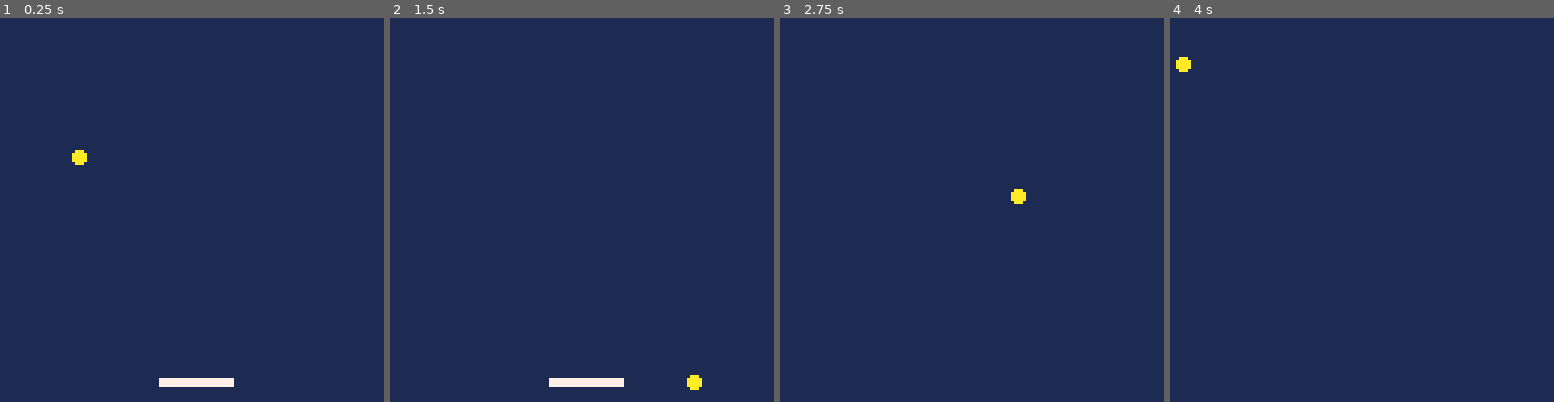
Above: before the commit, frames 1-4 (left to right).
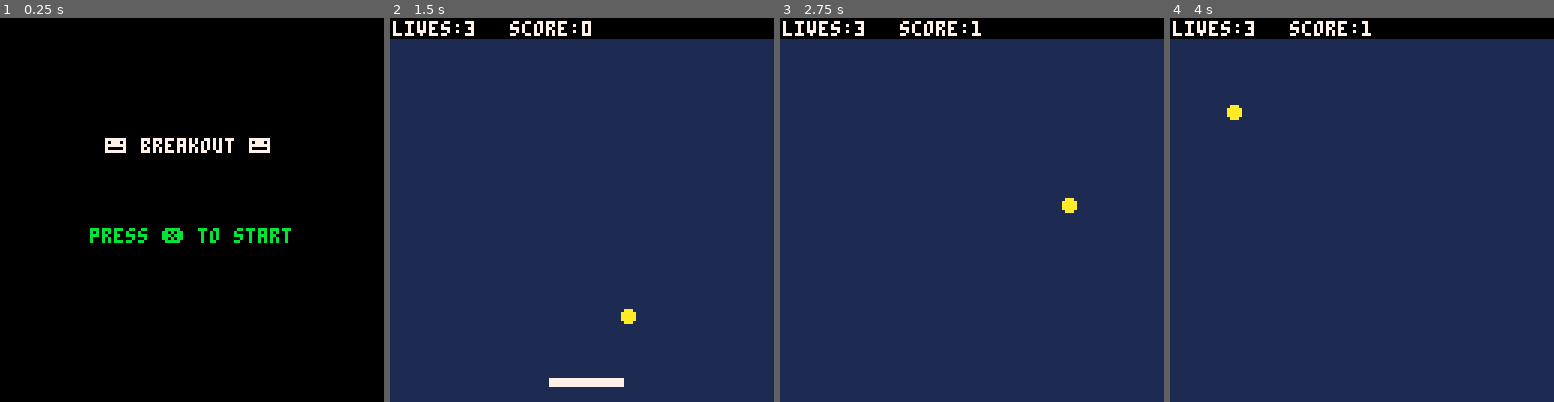
Above: after the commit, the same moments.

Repository: mcgingras/pico-breakout
Game: PICO-8 cartridge breakout.p8
Same seed, same stepped clock (60 frames per second), same inputs: the game is played once before the commit and once after it.
Inputs:
- Up to frame 1 (0.25 s): no input
- Up to frame 2 (1.5 s): tap X (X key) at 0.33, 1.07 s
- Up to frame 3 (2.75 s): hold Right 1.6-2.1 s; tap X (X key) at 1.85 s; hold Right from 2.47 s (still down)
- Up to frame 4 (4 s): tap X (X key) at 2.97 s; release Right at 3.03 s; hold Left 3.08-3.58 s

The runs differ from the first frame. In frame 1, 100% of the frame differs, in the area x 0-100%, y 0-100%; in frame 2, 5.7%; in frame 3, 5.7%; in frame 4, 5.7%.

Commit message:
actually a game

Diff:
--- a/breakout.p8
+++ b/breakout.p8
@@ -3,10 +3,24 @@
 __lua__
 function _init()
  cls()
- ball_x=10
-	ball_dx=1
-	ball_y=30
-	ball_dy=1
+	mode="start"
+end
+
+function _update60()
+	if mode=="game" then update_game()
+ elseif mode=="start" then update_start()
+ else update_gameover()
+ end
+end
+
+function update_start()
+ if btn(5) then
+ 	startgame()
+ end
+end
+
+function startgame()
+	mode="game"
 	ball_r=2
 	ball_dr=1
 
@@ -16,9 +30,19 @@
 	pad_h=2
 	pad_dx=2.5
 	pad_c=7
-end
-
-function _update60()
+
+	lives=3
+	points=0
+	serveball()
+end
+
+function update_gameover()
+ if btn(5) then
+ 	startgame()
+ end
+end
+
+function update_game()
  local button_press=false
  local next_x,next_y
 
@@ -41,17 +65,18 @@
 	next_y = ball_y+ball_dy
 
 
-	if next_x > 127 or next_x < 0 then
+	if next_x > 124 or next_x < 3 then
 		next_x=mid(0,next_x,127)
 		ball_dx = -ball_dx
 		sfx(0)
 	end
 
-	if next_y > 127 or next_y < 0 then
+	if next_y < 10 then
 		next_y=mid(0,next_y,127)
 		ball_dy = -ball_dy
 		sfx(0)
 	end
+
 
 	pad_c = 7
 	if ball_box(next_x, next_y, pad_x, pad_y, pad_w, pad_h) then
@@ -60,19 +85,64 @@
 		else
 		 ball_dy = -ball_dy
 		end
-		pad_c = 8
 		sfx(1)
+		points+=1
 	end
 
 	ball_x = next_x
 	ball_y = next_y
+
+		-- hit the bottom, game ove
+	if next_y > 127 then
+	 sfx(2)
+	 lives-=1
+	 if lives<0 then
+	  gameover()
+	 else
+	  serveball()
+	 end
+	end
+end
+
+function serveball()
+ ball_x=10
+	ball_dx=1
+	ball_y=30
+	ball_dy=1
+end
+
+function gameover()
+ mode="gameover"
 end
 
 function _draw()
-	cls()
-	rectfill(0,0,127,127,1)
+ if mode=="game" then draw_game()
+ elseif mode=="start" then draw_start()
+ else draw_gameover()
+ end
+end
+
+function draw_start()
+	cls(0)
+	print("😐 breakout 😐", 35, 40, 7)
+	print("press ❎ to start", 30, 70,11)
+end
+
+function draw_gameover()
+ --cls()
+ rectfill(0,60,128,77,0)
+ print("game over",46,62,7)
+ print("press ❎ to restart",27,69,6)
+end
+
+function draw_game()
+	cls(1)
 	circfill(ball_x, ball_y, ball_r, 10)
 	rectfill(pad_x, pad_y, pad_x+pad_w, pad_y+pad_h, pad_c)
+
+ rectfill(0,0,128,6,0)
+ print("lives:"..lives,1,1,7)
+ print("score:"..points,40,1,7)
 end
 
 function ball_box(nx,ny, box_x, box_y, box_w, box_h)
Not shown, changed: the sound effects (__sfx__) section of breakout.p8
